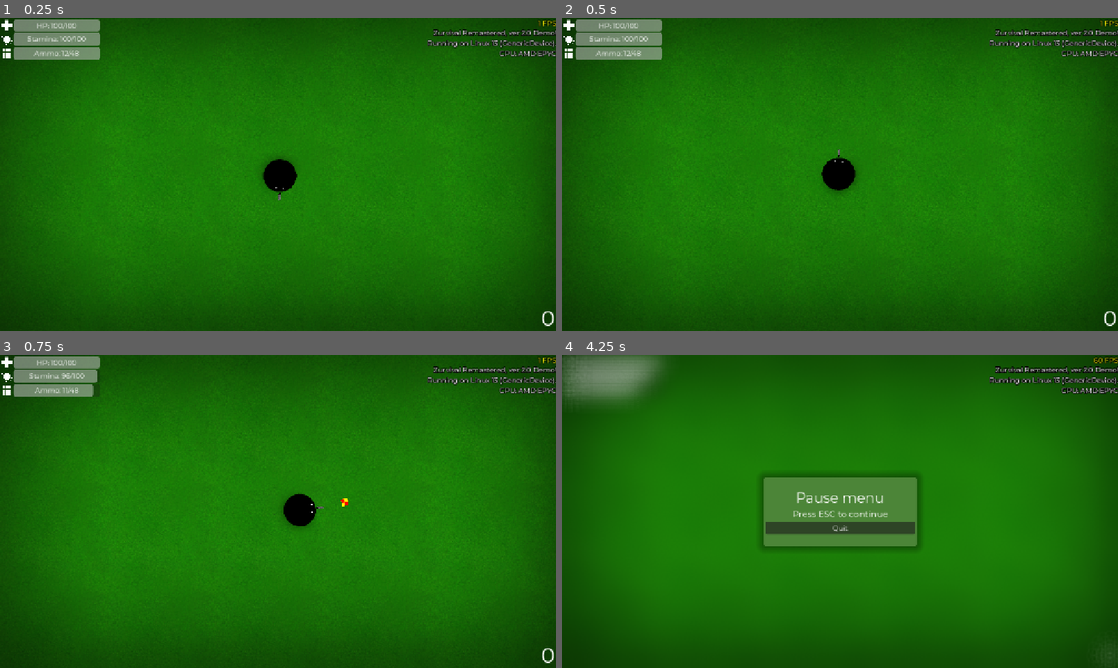
Above: before the commit, frames 1-4 (two rows, left to right).
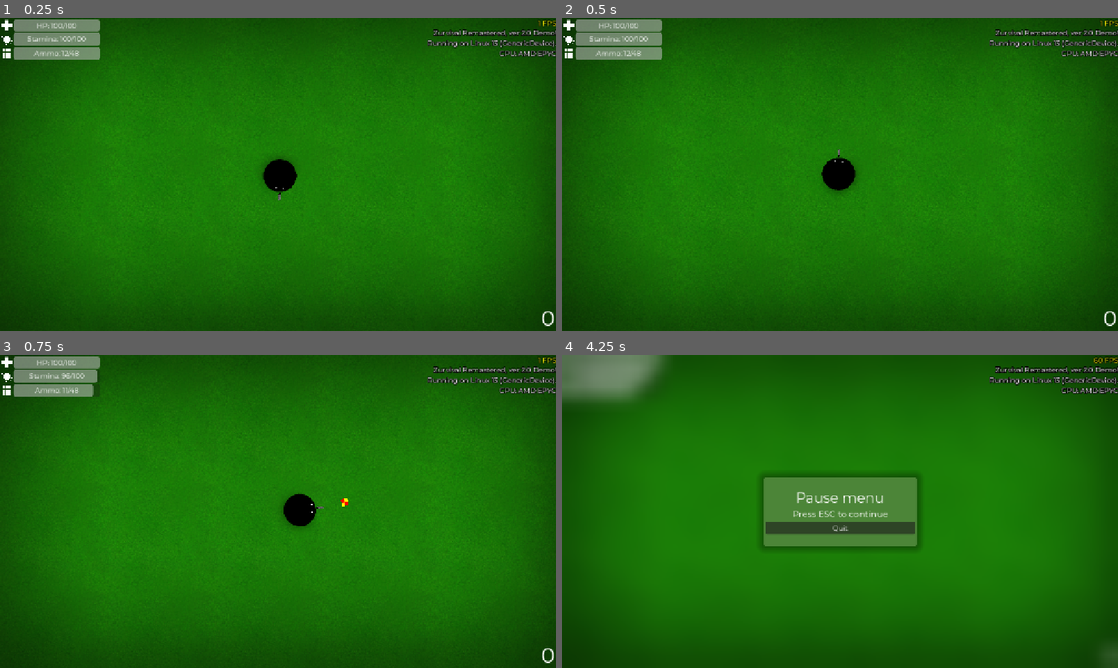
Above: after the commit, the same moments.

Repository: klodskateam/zurvival-remastered
Game: Godot game, scene res://game.tscn
Same seed, same stepped clock (60 frames per second), same inputs: the game is played once before the commit and once after it. This scene is started directly instead of the project's main scene.
Inputs (mouse positions are in pixels of both pictures, inside the frame that each line leads up to):
- Up to frame 1 (0.25 s): no input
- Up to frame 2 (0.5 s): no input
- Up to frame 3 (0.75 s): move the mouse to (400, 495) at 0.52 s; hold D (right) from 0.53 s (still down); hold Shift (run) from 0.53 s (still down); click (400, 495) at 0.67 s
- Up to frame 4 (4.25 s): release D (right) at 1.25 s; release Shift (run) at 1.25 s; drag from (728, 527) to (812, 574) at 1.27 s; move the mouse to (895, 442) at 2.02 s; press the mouse at (895, 442) at 2.03 s; hold D (right) 2.03-2.75 s; tap Shift (run) at 2.3 s; release the mouse at (895, 442) at 2.75 s; drag from (812, 574) to (673, 464) at 2.77 s; move the mouse to (1006, 558) at 3.52 s; hold A (left) from 3.53 s (still down); hold Shift (run) from 3.53 s (still down); tap Escape (ui_cancel) at 4.15 s

Frames 1-2 are identical in both runs. In frame 3, less than 0.1% of the frame differs, in the area x 49-63%, y 45-52%; in frame 4, 0.3%, in the area x 0-100%, y 0-97%.
Error in both runs: Invalid type in function 'set_locale' in base 'TranslationServer'. Cannot convert argument 1 from Nil to String. (res://global.gd:24)

Commit message:
Revert "какой-то блюр нашёл хз"
This reverts commit 6ad795e6282dcc2897b29fae4f3e2b5c2b881681.

Diff:
--- a/blur.gdshader
+++ b/blur.gdshader
@@ -1,143 +1,8 @@
 shader_type canvas_item;
-uniform sampler2D SCREEN_TEXTURE : hint_screen_texture, filter_linear_mipmap;
-// Xor's gausian blur function
-// Link: https://xorshaders.weebly.com/tutorials/blur-shaders-5-part-2
-// Defaults from: https://www.shadertoy.com/view/Xltfzj
-//
-// BLUR BLURRINESS (Default 8.0)
-// BLUR ITERATIONS (Default 16.0 - More is better but slower)
-// BLUR QUALITY (Default 4.0 - More is better but slower)
-//
-// Desc.: Don't have the best performance but will run on almost
-// anything, although, if developing for mobile, is better to use
-// 'texture_nodevgaussian(...) instead'.
-vec4 texture_nodevgaussian(sampler2D tex, vec2 uv, vec2 pixel_size, float blurriness, int iterations, int quality){
-	float pi = 6.28;
 
-	vec2 radius = blurriness / (1.0 / pixel_size).xy;
-	vec4 blurred_tex = texture(tex, uv);
+uniform sampler2D screen_texture : hint_screen_texture, filter_linear_mipmap;
+uniform float blur = 15.0;
 
-	for(float d = 0.0; d < pi; d += pi / float(iterations)){
-		for( float i = 1.0 / float(quality); i <= 1.0; i += 1.0 / float(quality) ){
-			vec2 directions = uv + vec2(cos(d), sin(d)) * radius * i;
-			blurred_tex += texture(tex, directions);
-		}
-	}
-	blurred_tex /= float(quality) * float(iterations) + 1.0;
-
-	return blurred_tex;
+void fragment() {
+	COLOR = texture(screen_texture, SCREEN_UV, blur);
 }
-
-// Experience-Monks' fast gaussian blur function
-// Link: https://github.com/Experience-Monks/glsl-fast-gaussian-blur/
-//
-// BLUR ITERATIONS (Default 16.0 - More is better but slower)
-// BLUR DIRECTION (Direction in which the blur is apllied, use vec2(1, 0) for first pass and vec2(0, 1) for second pass)
-//
-// Desc.: ACTUALLY PRETTY SLOW but still pretty good for custom cinematic
-// bloom effects, since this needs render 2 passes
-vec4 texture_monksgaussian_multipass(sampler2D tex, vec2 uv, vec2 pixel_size, int iterations, vec2 direction){
-	vec4 blurred_tex = vec4(0.0);
-	vec2 resolution = 1.0 / pixel_size;
-
-	for (int i=0; i < iterations; i++){
-		float size = float(iterations - i);
-
-		vec2 off1 = vec2(1.3846153846) * (direction * size);
-		vec2 off2 = vec2(3.2307692308) * (direction * size);
-
-		blurred_tex += texture(tex, uv) * 0.2270270270;
-		blurred_tex += texture(tex, uv + (off1 / resolution)) * 0.3162162162;
-		blurred_tex += texture(tex, uv - (off1 / resolution)) * 0.3162162162;
-		blurred_tex += texture(tex, uv + (off2 / resolution)) * 0.0702702703;
-		blurred_tex += texture(tex, uv - (off2 / resolution)) * 0.0702702703;
-	}
-
-	blurred_tex /= float(iterations) + 1.0;
-
-	return blurred_tex;
-}
-
-// u/_NoDev_'s gaussian blur function
-// Discussion Link: https://www.reddit.com/r/godot/comments/klgfo9/help_with_shaders_in_gles2/
-// Code Link: https://postimg.cc/7JDJw80d
-//
-// BLUR BLURRINESS (Default 8.0 - More is better but slower)
-// BLUR RADIUS (Default 1.5)
-// BLUR DIRECTION (Direction in which the blur is apllied, use vec2(1, 0) for first pass and vec2(0, 1) for second pass)
-//
-// Desc.: Really fast and GOOD FOR MOST CASES, but might NOT RUN IN THE WEB!
-// use 'texture_xorgaussian' instead if you found any issues.
-vec4 texture_nodevgaussian_singlepass(sampler2D tex, vec2 uv, vec2 pixel_size, float blurriness, float radius){
-	float pi = 3.14;
-	float n = 0.0015;
-
-	vec4 blurred_tex = vec4(0);
-
-	float weight;
-	for (float i = -blurriness; i <= blurriness; i++){
-		float d = i / pi;
-		vec2 anchor = vec2(cos(d), sin(d)) * radius * i;
-		vec2 directions = uv + pixel_size * anchor;
-		blurred_tex += texture(tex, directions) * n;
-		if (i <= 0.0) {n += 0.0015; }
-		if (i > 0.0) {n -= 0.0015; }
-		weight += n;
-	}
-
-	float norm = 1.0 / weight;
-	blurred_tex *= norm;
-	return blurred_tex;
-}
-vec4 texture_nodevgaussian_multipass(sampler2D tex, vec2 uv, vec2 pixel_size, float blurriness, vec2 direction){
-	float n = 0.0015;
-
-	vec4 blurred_tex = vec4(0);
-
-	float weight;
-	for (float i = -blurriness; i <= blurriness; i++){
-		vec2 directions = uv + pixel_size * (direction * i);
-		blurred_tex += texture(tex, directions) * n;
-		if (i <= 0.0) {n += 0.0015; }
-		if (i > 0.0) {n -= 0.0015; }
-		weight += n;
-	}
-
-	float norm = 1.0 / weight;
-	blurred_tex *= norm;
-	return blurred_tex;
-}
-
-//  -- EXAMPLE CODE -- //
-uniform int blur_type = 0;
-uniform int blur_amount = 16;
-uniform float blur_radius = 1;
-uniform vec2 blur_direction = vec2(1, 1);
-void fragment(){
-	vec2 uv = FRAGCOORD.xy / (1.0 / SCREEN_PIXEL_SIZE).xy;
-
-	if (blur_type == 0)
-	{
-		vec4 xorgaussian = texture_nodevgaussian(SCREEN_TEXTURE, uv, SCREEN_PIXEL_SIZE, float(blur_amount), 16, 4);
-		COLOR =  xorgaussian;
-	}
-	else if (blur_type == 1)
-	{
-		vec4 monksgaussian_multipass = texture_monksgaussian_multipass(SCREEN_TEXTURE, uv, SCREEN_PIXEL_SIZE, blur_amount, blur_direction);
-		COLOR =  monksgaussian_multipass;
-	}
-	else if (blur_type == 2)
-	{
-		vec4 nodevgaussian_singlepass = texture_nodevgaussian_singlepass(SCREEN_TEXTURE, uv, SCREEN_PIXEL_SIZE, float(blur_amount), blur_radius);
-		COLOR =  nodevgaussian_singlepass;
-	}
-	else if (blur_type == 3)
-	{
-		vec4 nodevgaussian_multipass = texture_nodevgaussian_multipass(SCREEN_TEXTURE, uv, SCREEN_PIXEL_SIZE, float(blur_amount), blur_direction);
-		COLOR =  nodevgaussian_multipass;
-	}
-	else
-	{
-		COLOR =  texture(SCREEN_TEXTURE, uv);
-	}
-}
--- a/game_over.tscn
+++ b/game_over.tscn
@@ -10,10 +10,7 @@
 [sub_resource type="ShaderMaterial" id="ShaderMaterial_8u835"]
 resource_local_to_scene = true
 shader = ExtResource("2_ccer4")
-shader_parameter/blur_type = 0
-shader_parameter/blur_amount = 16
-shader_parameter/blur_radius = 1.0
-shader_parameter/blur_direction = Vector2(1, 1)
+shader_parameter/blur = 3.07
 
 [sub_resource type="CanvasTexture" id="CanvasTexture_ccer4"]
 
--- a/pause.tscn
+++ b/pause.tscn
@@ -10,10 +10,7 @@
 [sub_resource type="ShaderMaterial" id="ShaderMaterial_m0a22"]
 resource_local_to_scene = true
 shader = ExtResource("1_05lnj")
-shader_parameter/blur_type = 0
-shader_parameter/blur_amount = 16
-shader_parameter/blur_radius = 1.5
-shader_parameter/blur_direction = Vector2(0, 0)
+shader_parameter/blur = 3.07
 
 [sub_resource type="CanvasTexture" id="CanvasTexture_w2ufp"]
 
--- a/project.godot
+++ b/project.godot
@@ -142,8 +142,6 @@
 
 [rendering]
 
-textures/canvas_textures/default_texture_filter=2
-textures/canvas_textures/default_texture_repeat=1
 renderer/rendering_method="mobile"
 textures/vram_compression/import_etc2_astc=true
 anti_aliasing/quality/screen_space_aa=1
